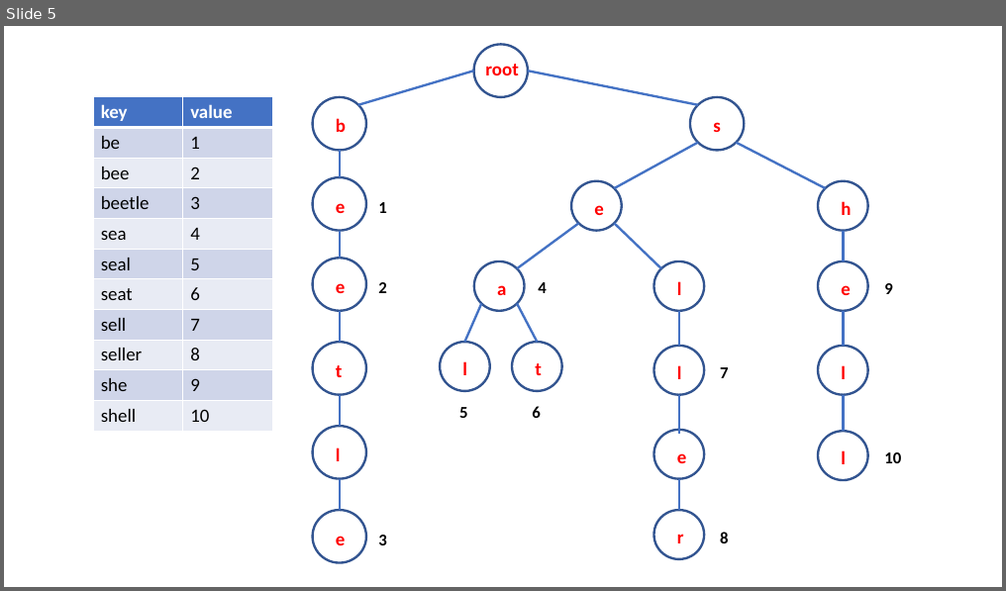
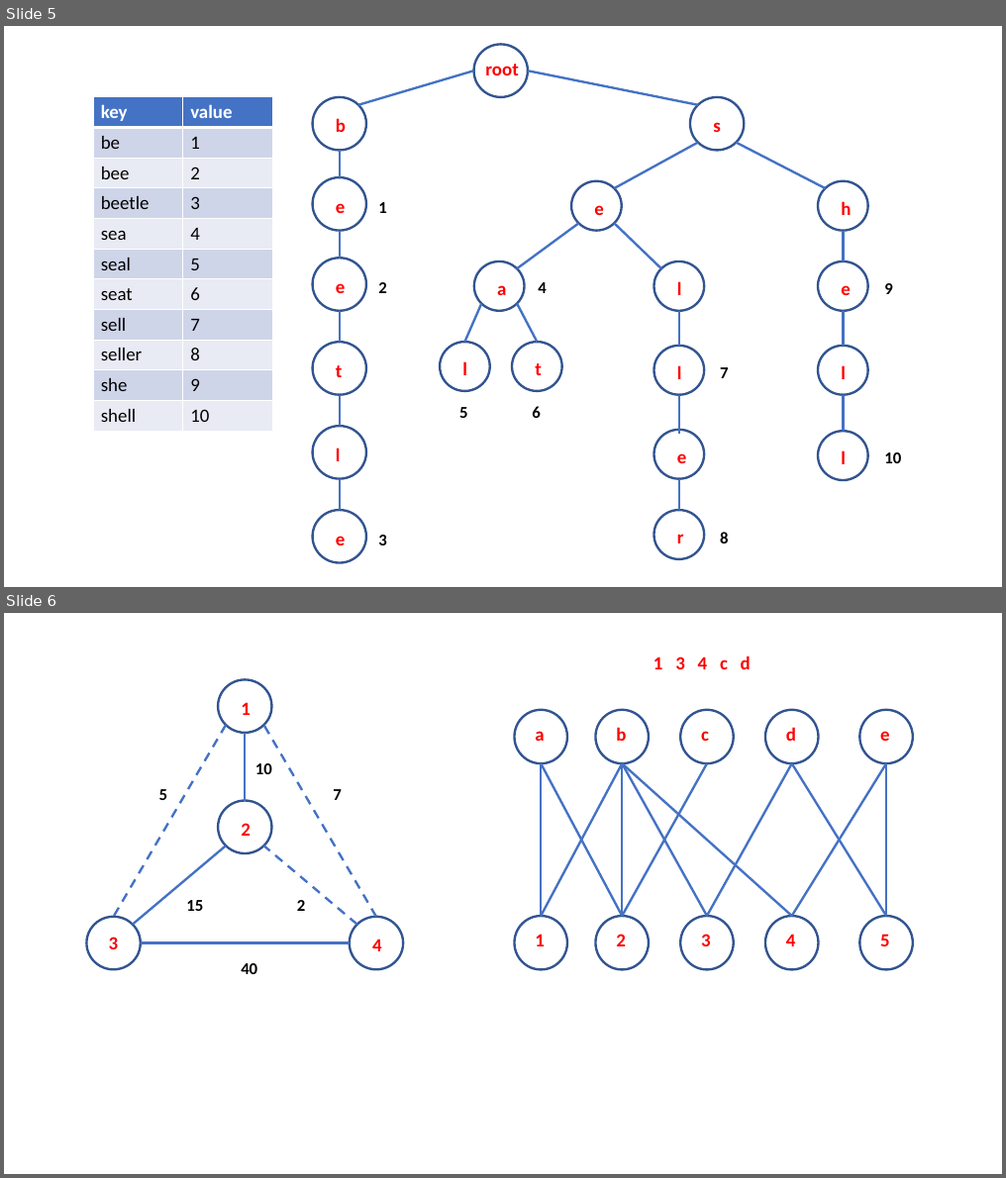
Before and after one commit to admiralrua/Algorithms-illustrated-by-Python, a slide deck: example/Illustration.pptx. Shown one above the other, each under a label of ours: slide 5 before the commit, slides 5 and 6 after it. The pictures are 1006x591 and 1006x1178 pixels, drawn with LibreOffice and Linux fonts; fonts in the diff are those of the drawing. Boxes give left, top, right and bottom in pixels: in the first picture for what was removed or moved away, otherwise in the second. Text is boxed around its words. In the diff, an @@ line names an element or a change of style, - is before the commit and + after.

```diff
--- a/example/Illustration.pptx
+++ b/example/Illustration.pptx
@@ slide 6 added at box(4, 613, 1002, 1174), background #FFFFFF @@
@@ group added at box(514, 656, 913, 969): 11 texts, 11 lines, 10 ellipses @@
+a
+b
+c
+d
+e
+1
+2
+3
+4
+5
+1 3 4 c d
@@ ellipse added at box(218, 679, 272, 733), fill #FFFFFF, outline #325491 2.25 pt @@
@@ line added from (226, 725) to (113, 917), #4472C4 2.25 pt dashed @@
@@ text added at box(241, 702, 251, 715), 18 pt, text #FF0000, bold @@
+1
@@ line added from (376, 917) to (263, 725), #4472C4 2.25 pt dashed @@
@@ line added from (245, 733) to (245, 801), #4472C4 2.25 pt @@
@@ text added at box(159, 789, 167, 800), 16 pt, text #000000, bold @@
+5
@@ text added at box(255, 763, 272, 774), 16 pt, text #000000, bold @@
+10
@@ text added at box(333, 789, 341, 800), 16 pt, text #000000, bold @@
+7
@@ ellipse added at box(218, 801, 272, 854), fill #FFFFFF, outline #325491 2.25 pt @@
@@ line added from (226, 846) to (133, 925), #4472C4 2.25 pt @@
@@ text added at box(241, 823, 251, 836), 18 pt, text #FF0000, bold @@
+2
@@ line added from (357, 925) to (263, 846), #4472C4 2.25 pt dashed @@
@@ text added at box(186, 900, 203, 911), 16 pt, text #000000, bold @@
+15
@@ text added at box(297, 900, 305, 911), 16 pt, text #000000, bold @@
+2
@@ ellipse added at box(86, 917, 141, 970), fill #FFFFFF, outline #325491 2.25 pt @@
@@ text added at box(109, 937, 119, 950), 18 pt, text #FF0000, bold @@
+3
@@ ellipse added at box(350, 917, 403, 970), fill #FFFFFF, outline #325491 2.25 pt @@
@@ text added at box(372, 939, 382, 952), 18 pt, text #FF0000, bold @@
+4
@@ line added from (141, 943) to (350, 943), #4472C4 2.25 pt @@
@@ text added at box(241, 963, 257, 974), 16 pt, text #000000, bold @@
+40
```
Also in this commit, not shown: 18 other files.
